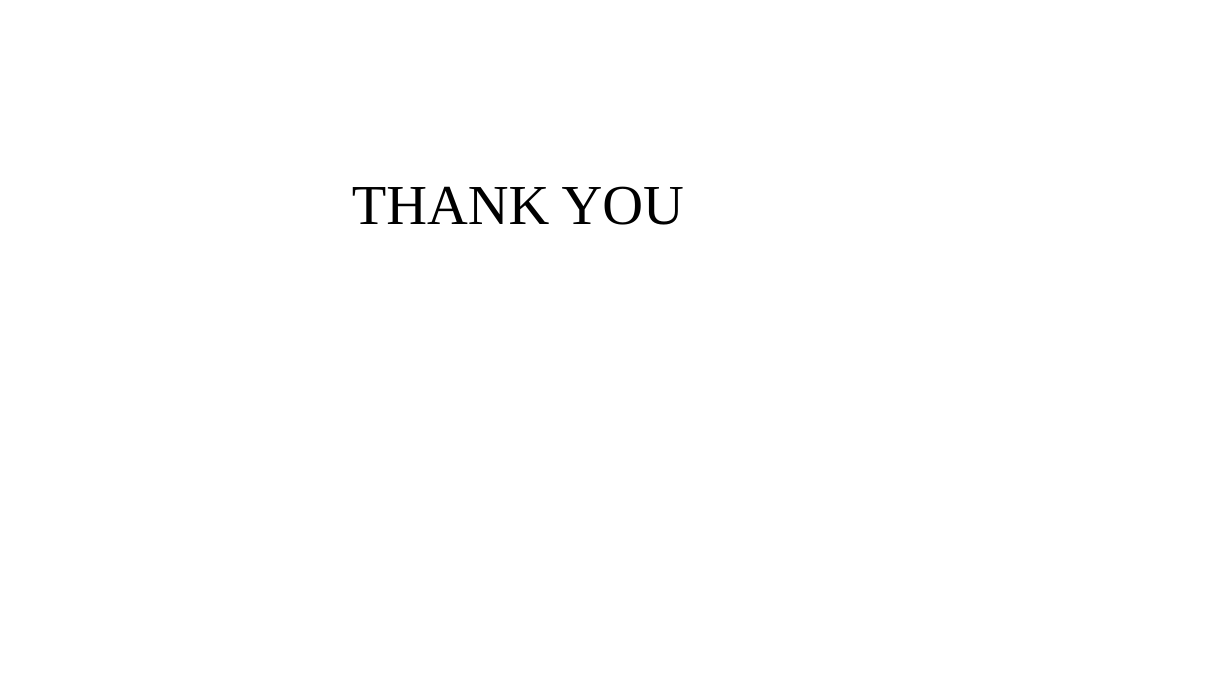
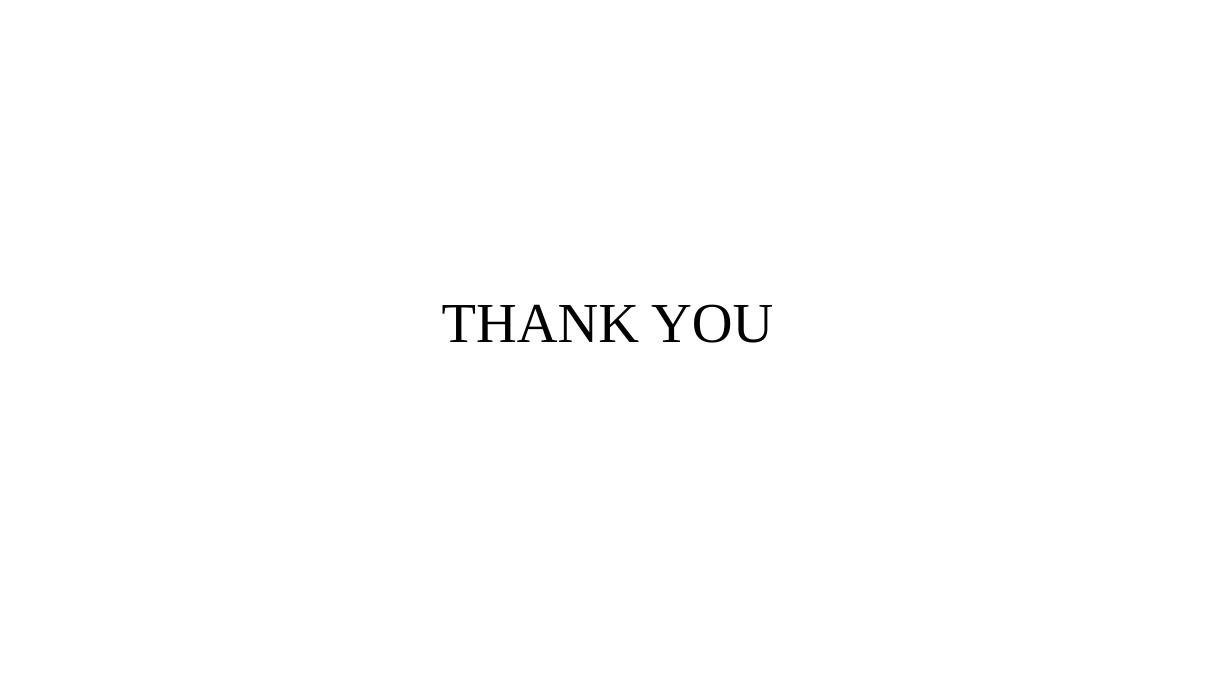
Before and after one commit to kk2526/Presentations-and-Reports, a slide deck: slide 22 of Automatically Detecting Vulnerable Websites Before They Turn Malicious.pptx. Drawn at 1232x693 pixels with LibreOffice and Linux fonts; fonts in the diff are those of the drawing. Boxes give left, top, right and bottom in pixels: in the first picture for what was removed or moved away, otherwise in the second. Text is boxed around its words. In the diff, an @@ line names an element or a change of style, - is before the commit and + after.

```diff
--- a/Automatically Detecting Vulnerable Websites Before They Turn Malicious.pptx
+++ b/Automatically Detecting Vulnerable Websites Before They Turn Malicious.pptx
@@ title "THANK YOU": place and size @@
-title "THANK YOU" at <box>352,186,684,225</box>
+title "THANK YOU" at <box>442,304,773,343</box>
```
Also in this commit, not shown: 1 other slide changed, 2 other files.
